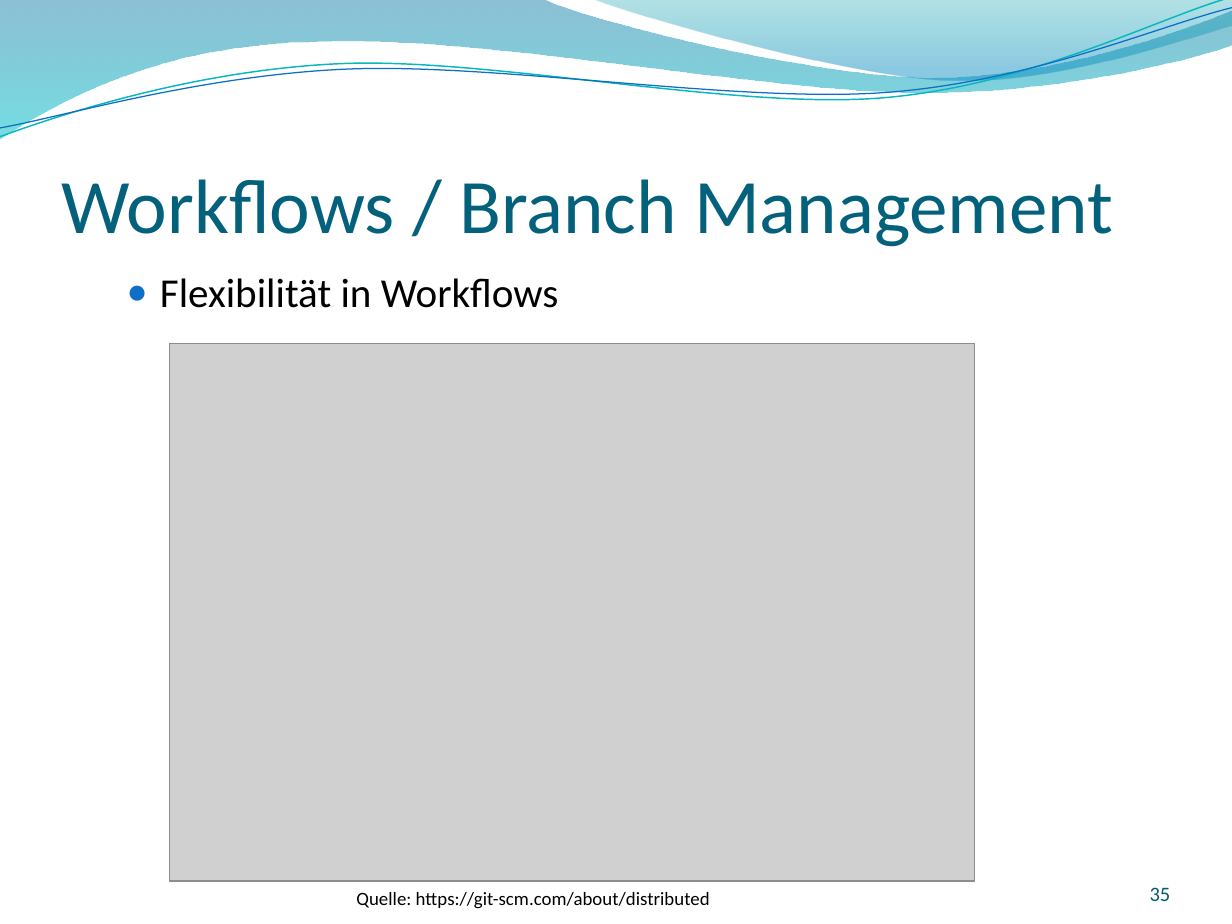
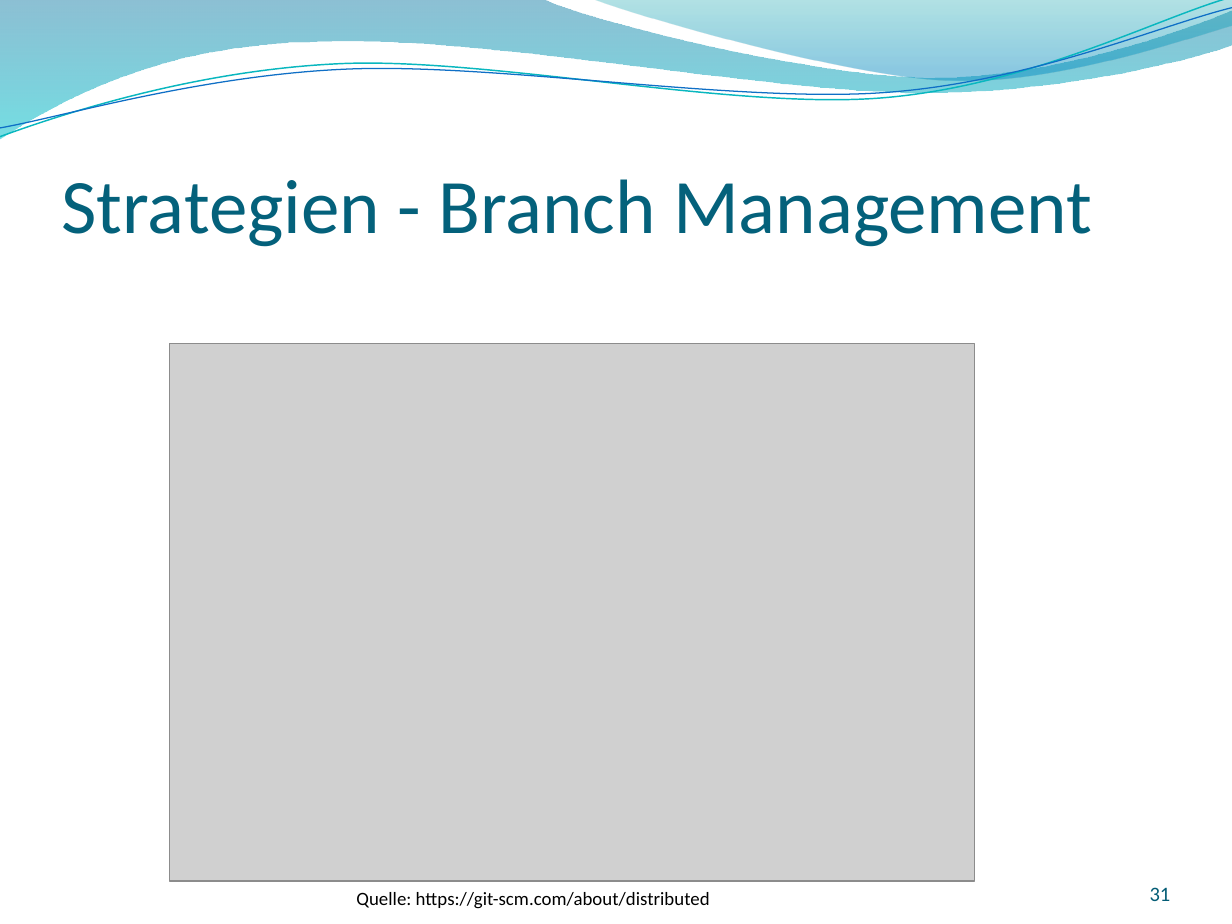
Before and after one commit to GitTyCat42/GITVortrag, a slide deck: slide 31 of SS2017_Git_2017-04-27_Nina-Stodolka_Johannes-Struzek.pptx (slide 35 before the commit). Drawn at 1232x924 pixels with LibreOffice and Linux fonts; fonts in the diff are those of the drawing; grey boxes stand for pictures; background and template pictures are left out. Boxes give left, top, right and bottom in pixels: in the first picture for what was removed or moved away, otherwise in the second. Text is boxed around its words. In the diff, an @@ line names an element or a change of style, - is before the commit and + after.

```diff
--- a/SS2017_Git_2017-04-27_Nina-Stodolka_Johannes-Struzek.pptx
+++ b/SS2017_Git_2017-04-27_Nina-Stodolka_Johannes-Struzek.pptx
@@ title at (62, 179, 1092, 247): text changed @@
-Workflows / Branch Management
+Strategien - Branch Management
@@ text removed at (160, 278, 559, 308) @@
-  ● Flexibilität in Workflows
@@ page number at (1150, 887, 1171, 901): text changed @@
-35
+31
```
Also in this commit, not shown: 16 other slides changed.
